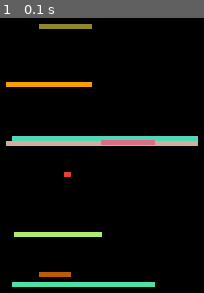
Above: before the commit, frame 1.
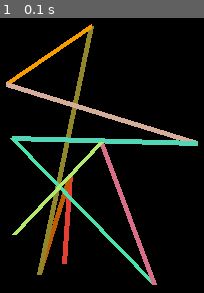
Above: after the commit, the same moment.

Repository: thinkercat/NSI
Game: pygame game, started from PyGame/randomlinetogether.py
Same seed, same stepped clock (60 frames per second), same inputs: the game is played once before the commit and once after it.
Inputs:
- Up to frame 1 (0.1 s): no input

The runs differ from the first frame. In frame 1, 15% of the frame differs, in the area x 2-98%, y 2-98%.

Commit message:
FINISH randomlinetogether YESSSS

Diff:
--- a/PyGame/randomlinetogether.py
+++ b/PyGame/randomlinetogether.py
@@ -21,7 +21,7 @@
     randomPointB = [random.randint(0,300),random.randint(0,300)]
     randomcolor = [random.randint(0,255),random.randint(0,255),random.randint(0,255)]
 
-    line = pg.draw.line(screen, (randomcolor[0],randomcolor[1],randomcolor[2]),[randomPointA[0],randomPointB[1]],[randomPointB[0],randomPointB[1]],5)
+    line = pg.draw.line(screen, (randomcolor[0],randomcolor[1],randomcolor[2]),randomPointA,randomPointB,5)
 
 
     print("\nLIGNE",tours,"\nPoint A =",randomPointA,"\nPoint B =",randomPointB,"\nCouleur =",randomcolor[0],randomcolor[1],randomcolor[2])
